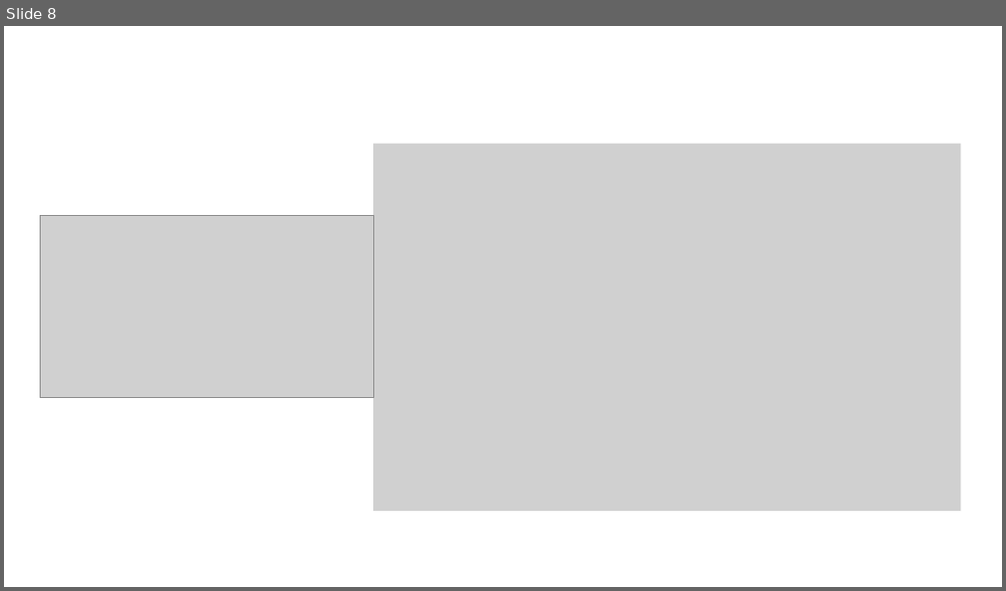
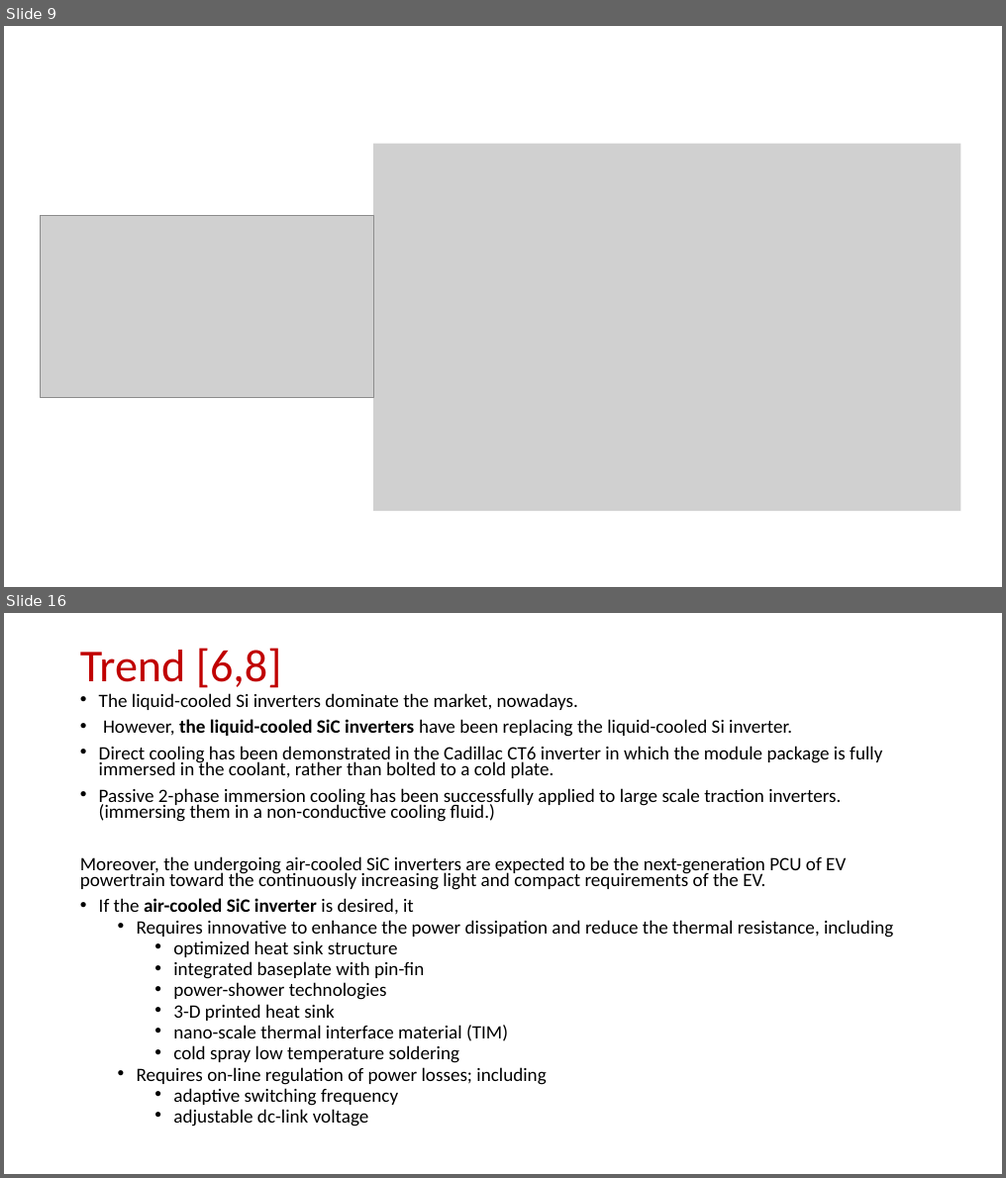
Before and after one commit to EnesAyaz/KTH, a slide deck: Weekly-Reports/InverterDesignConsideration.pptx. Shown one above the other, each under a label of ours: slide 8 before the commit, slides 9 and 16 after it; the slides between them are not shown. The pictures are 1006x591 and 1006x1178 pixels, drawn with LibreOffice and Linux fonts; fonts in the diff are those of the drawing; grey boxes stand for pictures. Boxes give left, top, right and bottom in pixels: in the first picture for what was removed or moved away, otherwise in the second. Text is boxed around its words. In the diff, an @@ line names an element or a change of style, - is before the commit and + after.

```diff
--- a/Weekly-Reports/InverterDesignConsideration.pptx
+++ b/Weekly-Reports/InverterDesignConsideration.pptx
@@ slide 16 added at (x1=4, y1=613, x2=1002, y2=1174), background #FFFFFF @@
@@ title added at (x1=80, y1=648, x2=282, y2=688), 44 pt, text #C00000 @@
+Trend [6,8]
@@ text added at (x1=80, y1=693, x2=893, y2=1127), 18.2 pt, text #000000 @@
+• The liquid-cooled Si inverters dominate the market, nowadays.
+• However, the liquid-cooled SiC inverters have been replacing the liquid-cooled Si inverter.
+• Direct cooling has been demonstrated in the Cadillac CT6 inverter in which the module package is fully immersed in the coolant, rather than bolted to a cold plate.
+• Passive 2-phase immersion cooling has been successfully applied to large scale traction inverters. (immersing them in a non-conductive cooling fluid.)
+Moreover, the undergoing air-cooled SiC inverters are expected to be the next-generation PCU of EV powertrain toward the continuously increasing light and compact requirements of the EV.
+• If the air-cooled SiC inverter is desired, it
+  • Requires innovative to enhance the power dissipation and reduce the thermal resistance, including
+    • optimized heat sink structure
+    • integrated baseplate with pin-fin
+    • power-shower technologies
+    • 3-D printed heat sink
+    • nano-scale thermal interface material (TIM)
+    • cold spray low temperature soldering
+  • Requires on-line regulation of power losses; including
+    • adaptive switching frequency
+    • adjustable dc-link voltage
@@ what was slide 8 is now slide 9 @@
```
Also in this commit, not shown: 5 slides changed, 12 other slides added, 2 slides removed, 2 other files.
